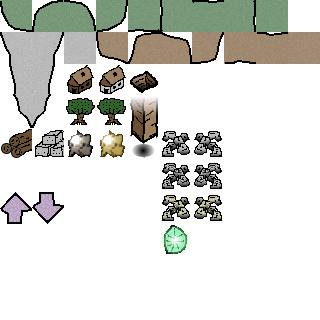
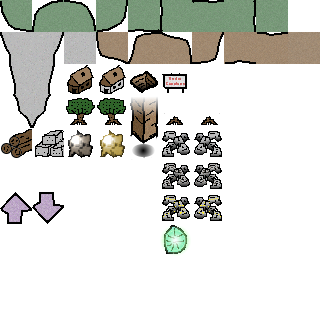
The second 320px x 320px image is a revision of the first. Changes to its layers:
added layer "tree stump copy" above "tree stump" over [201, 113, 220, 125]
added layer "tree stump" above "tree" over [164, 113, 183, 125]
added layer "building suioet" above "shaft" over [162, 73, 187, 93]
